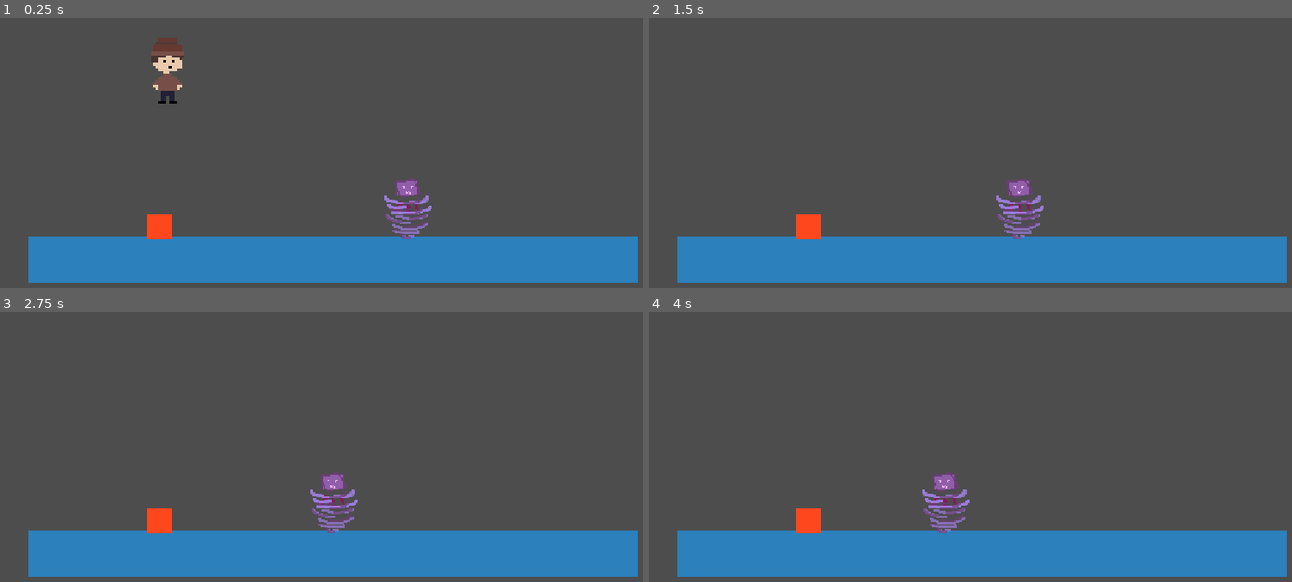
Above: before the commit, frames 1-4 (two rows, left to right).
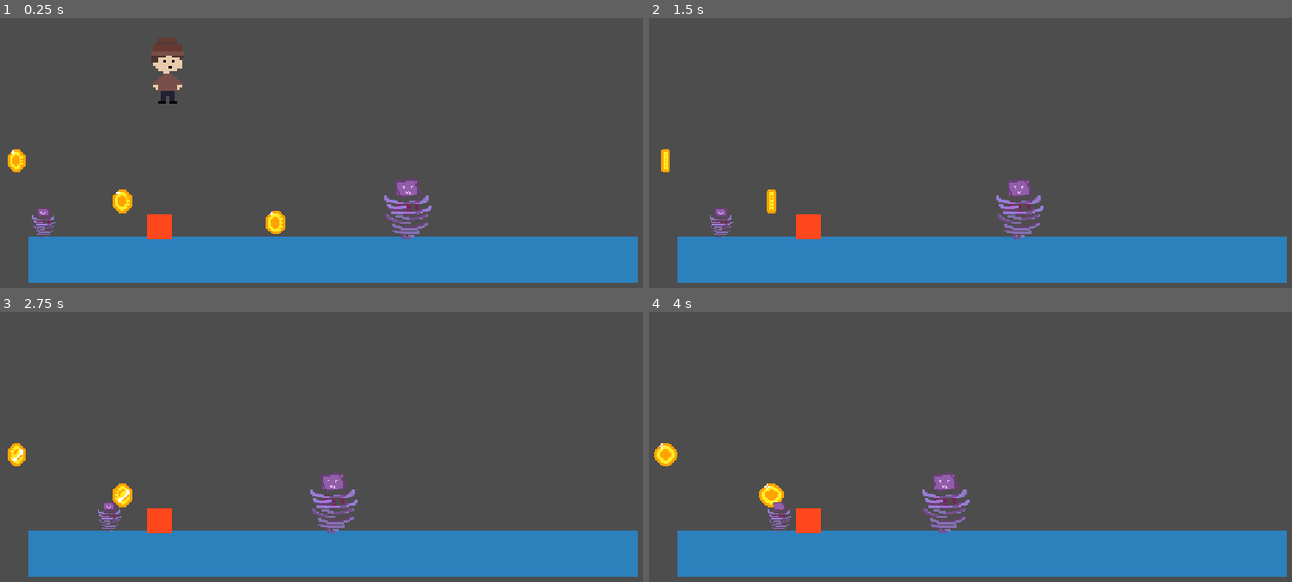
Above: after the commit, the same moments.

Repository: magmamammoth/gamejam1000
Game: Godot game, scene res://scenes/testlevel.tscn
Same seed, same stepped clock (60 frames per second), same inputs: the game is played once before the commit and once after it. The project has no main scene, so this scene is started directly.
Inputs (mouse positions are in pixels of both pictures, inside the frame that each line leads up to):
- Up to frame 1 (0.25 s): no input
- Up to frame 2 (1.5 s): tap Enter (ui_accept) at 0.5 s; move the mouse to (1144, 161) at 0.52 s; hold D (move_right) from 0.53 s (still down); tap Alt at 0.6 s; click (1144, 161) at 0.67 s; tap Space (jump) at 0.77 s; move the mouse to (854, 198) at 1.27 s; tap Shift at 1.35 s
- Up to frame 3 (2.75 s): tap Space (jump) at 1.52 s; move the mouse to (411, 387) at 2.02 s; release D (move_right) at 2.03 s; hold A (move_left) from 2.03 s (still down); tap Alt at 2.1 s
- Up to frame 4 (4 s): move the mouse to (957, 549) at 2.77 s; release A (move_left) at 2.78 s; hold D (move_right) from 2.78 s (still down); tap Shift at 2.85 s; click (957, 549) at 2.92 s; tap Space (jump) at 3.02, 3.77 s; move the mouse to (1201, 530) at 3.52 s; tap Alt at 3.6 s

The runs differ from the first frame. In frame 1, 0.8% of the frame differs, in the area x 1-45%, y 48-82%; in frame 2, 0.4%; in frame 3, 0.6%; in frame 4, 0.7%.

Commit message:
coin pickable and score counter

Diff:
--- /dev/null
+++ b/scenes/coins.tscn
@@ -0,0 +1,86 @@
+[gd_scene format=3 uid="uid://b3186cvf5es6i"]
+
+[ext_resource type="Texture2D" uid="uid://dgrk05pkkrng4" path="res://assests/platformer items - free assets/animated_items.png" id="1_0wmmx"]
+[ext_resource type="Script" uid="uid://c6j3n7i6gv8kc" path="res://scripts/coins.gd" id="1_o4aag"]
+
+[sub_resource type="AtlasTexture" id="AtlasTexture_o4aag"]
+atlas = ExtResource("1_0wmmx")
+region = Rect2(0, 0, 32, 32)
+
+[sub_resource type="AtlasTexture" id="AtlasTexture_fxnh4"]
+atlas = ExtResource("1_0wmmx")
+region = Rect2(32, 0, 32, 32)
+
+[sub_resource type="AtlasTexture" id="AtlasTexture_s1asw"]
+atlas = ExtResource("1_0wmmx")
+region = Rect2(64, 0, 32, 32)
+
+[sub_resource type="AtlasTexture" id="AtlasTexture_hhy8l"]
+atlas = ExtResource("1_0wmmx")
+region = Rect2(96, 0, 32, 32)
+
+[sub_resource type="AtlasTexture" id="AtlasTexture_6p0jd"]
+atlas = ExtResource("1_0wmmx")
+region = Rect2(128, 0, 32, 32)
+
+[sub_resource type="AtlasTexture" id="AtlasTexture_c07ru"]
+atlas = ExtResource("1_0wmmx")
+region = Rect2(160, 0, 32, 32)
+
+[sub_resource type="AtlasTexture" id="AtlasTexture_u3akd"]
+atlas = ExtResource("1_0wmmx")
+region = Rect2(192, 0, 32, 32)
+
+[sub_resource type="AtlasTexture" id="AtlasTexture_oestc"]
+atlas = ExtResource("1_0wmmx")
+region = Rect2(224, 0, 32, 32)
+
+[sub_resource type="SpriteFrames" id="SpriteFrames_sghoa"]
+animations = [{
+"frames": [{
+"duration": 1.0,
+"texture": SubResource("AtlasTexture_o4aag")
+}, {
+"duration": 1.0,
+"texture": SubResource("AtlasTexture_fxnh4")
+}, {
+"duration": 1.0,
+"texture": SubResource("AtlasTexture_s1asw")
+}, {
+"duration": 1.0,
+"texture": SubResource("AtlasTexture_hhy8l")
+}, {
+"duration": 1.0,
+"texture": SubResource("AtlasTexture_6p0jd")
+}, {
+"duration": 1.0,
+"texture": SubResource("AtlasTexture_c07ru")
+}, {
+"duration": 1.0,
+"texture": SubResource("AtlasTexture_u3akd")
+}, {
+"duration": 1.0,
+"texture": SubResource("AtlasTexture_oestc")
+}],
+"loop": 1,
+"name": &"default",
+"speed": 9.0
+}]
+
+[sub_resource type="CircleShape2D" id="CircleShape2D_0wmmx"]
+radius = 8.0
+
+[node name="coins" type="Area2D" unique_id=1567734364]
+scale = Vector2(2, 2)
+collision_mask = 2
+script = ExtResource("1_o4aag")
+
+[node name="AnimatedSprite2D" type="AnimatedSprite2D" parent="." unique_id=1953264804]
+sprite_frames = SubResource("SpriteFrames_sghoa")
+autoplay = "default"
+frame_progress = 0.9953533
+
+[node name="CollisionShape2D" type="CollisionShape2D" parent="." unique_id=2034916710]
+shape = SubResource("CircleShape2D_0wmmx")
+
+[connection signal="body_entered" from="." to="." method="_on_body_entered"]
--- a/scenes/testlevel.tscn
+++ b/scenes/testlevel.tscn
@@ -2,6 +2,8 @@
 
 [ext_resource type="PackedScene" uid="uid://dfh3bgnggb0ep" path="res://scenes/player.tscn" id="1_mfx43"]
 [ext_resource type="PackedScene" uid="uid://de0c85rcylfnt" path="res://scenes/windguy.tscn" id="2_6ewva"]
+[ext_resource type="PackedScene" uid="uid://b3186cvf5es6i" path="res://scenes/coins.tscn" id="3_jiwm1"]
+[ext_resource type="Script" uid="uid://by8i0won4hytc" path="res://scripts/gamemanager.gd" id="4_6kl7x"]
 
 [sub_resource type="RectangleShape2D" id="RectangleShape2D_sghoa"]
 size = Vector2(1017, 73)
@@ -46,3 +48,19 @@
 offset_right = 40.0
 offset_bottom = 40.0
 color = Color(1, 0.2784314, 0.11372549, 1)
+
+[node name="gamemanager" type="Node" parent="." unique_id=1535154078]
+unique_name_in_owner = true
+script = ExtResource("4_6kl7x")
+
+[node name="coins" parent="." unique_id=1567734364 instance=ExtResource("3_jiwm1")]
+position = Vector2(462, 397)
+
+[node name="coins2" parent="." unique_id=631163318 instance=ExtResource("3_jiwm1")]
+position = Vector2(205, 361)
+
+[node name="coins3" parent="." unique_id=1867082797 instance=ExtResource("3_jiwm1")]
+position = Vector2(28, 293)
+
+[node name="windguy2" parent="." unique_id=488169636 instance=ExtResource("2_6ewva")]
+position = Vector2(80, 382)
--- /dev/null
+++ b/scripts/coins.gd
@@ -0,0 +1,18 @@
+extends Area2D
+
+@onready var gamemanager: Node = %gamemanager
+
+# Called when the node enters the scene tree for the first time.
+func _ready() -> void:
+	pass # Replace with function body.
+
+
+# Called every frame. 'delta' is the elapsed time since the previous frame.
+func _process(delta: float) -> void:
+	pass
+
+
+func _on_body_entered(body: Node2D) -> void:
+	print("coinnn")
+	queue_free()
+	gamemanager.count_score()
--- /dev/null
+++ b/scripts/gamemanager.gd
@@ -0,0 +1,7 @@
+extends Node
+
+var score = 0
+
+func count_score():
+	score += 1
+	print("your score is ", score)
Not shown, added: assests/platformer items - free assets/README.txt
Binary file added: assests/platformer items - free assets/animated_items.png
Not shown, added: assests/platformer items - free assets/animated_items.png.import
Binary file added: assests/platformer items - free assets/animated_items_outline.png
Not shown, added: assests/platformer items - free assets/animated_items_outline.png.import
Binary file added: assests/platformer items - free assets/static_items.png
Not shown, added: assests/platformer items - free assets/static_items.png.import
Binary file added: assests/platformer items - free assets/static_items_outline.png
Not shown, added: assests/platformer items - free assets/static_items_outline.png.import
Not shown, added: scripts/coins.gd.uid
Not shown, added: scripts/gamemanager.gd.uid
